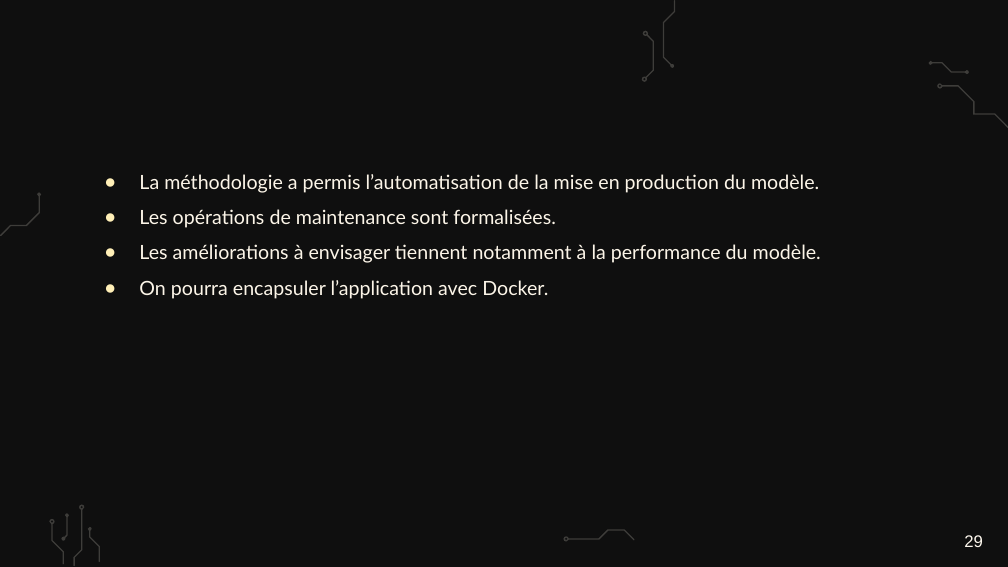
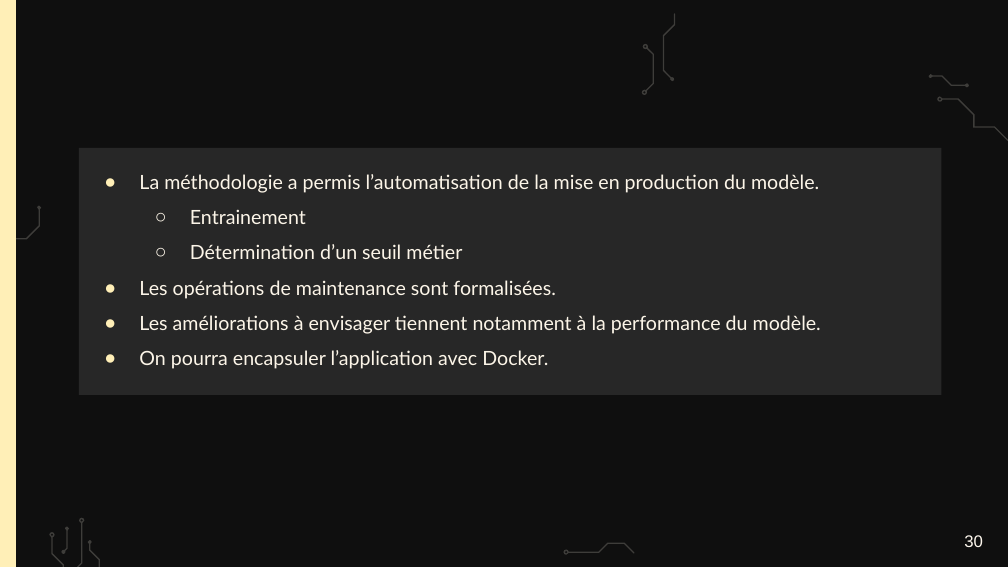
Before and after one commit to webew/api-oc-projet7, a slide deck: slide 30 of Fillion_Bertrand_6_presentation_022026.pptx (slide 29 before the commit). Drawn at 1008x567 pixels with LibreOffice and Linux fonts; fonts in the diff are those of the drawing; background and template pictures are left out. Boxes give left, top, right and bottom in pixels: in the first picture for what was removed or moved away, otherwise in the second. Text is boxed around its words. In the diff, an @@ line names an element or a change of style, - is before the commit and + after.

```diff
--- a/Fillion_Bertrand_6_presentation_022026.pptx
+++ b/Fillion_Bertrand_6_presentation_022026.pptx
@@ rectangle added at [0,0,16,566], fill #FFEFB7 @@
@@ subtitle "La méthodologie a permis l’automatisation ...": place and size @@
-subtitle "La méthodologie a permis l’automatisation ..." at [139,174,821,299]
+subtitle "La méthodologie a permis l’automatisation ..." at [79,148,941,395]
@@ subtitle "La méthodologie a permis l’automatisation ..." at [79,148,941,395]: fill none to #272727 @@
@@ subtitle at [190,209,462,259]: paragraphs added @@
+  ○ Entrainement
+  ○ Détermination d’un seuil métier
@@ 10 freeform shapes: place and size @@
-10 freeform shapes at [0,0,1008,566]
+10 freeform shapes at [0,13,1008,567]
@@ page number at [964,535,983,547]: text changed @@
-29
+30
```
Also in this commit, not shown: 26 other slides changed, 3 slides added.
